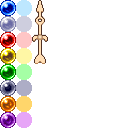
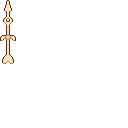
Layers edited between the first and the second 128x128 image:
removed layer "Layer 13" over [32, 0, 48, 64]
removed layer "Layer 9 copy" over [32, 0, 48, 64]
removed layer "Layer 12" over [16, 0, 32, 128]
removed layer "Layer 7" over [0, 0, 16, 128]
added layer "Aimer" above "Aimer_dirty" over [0, 0, 16, 64]
